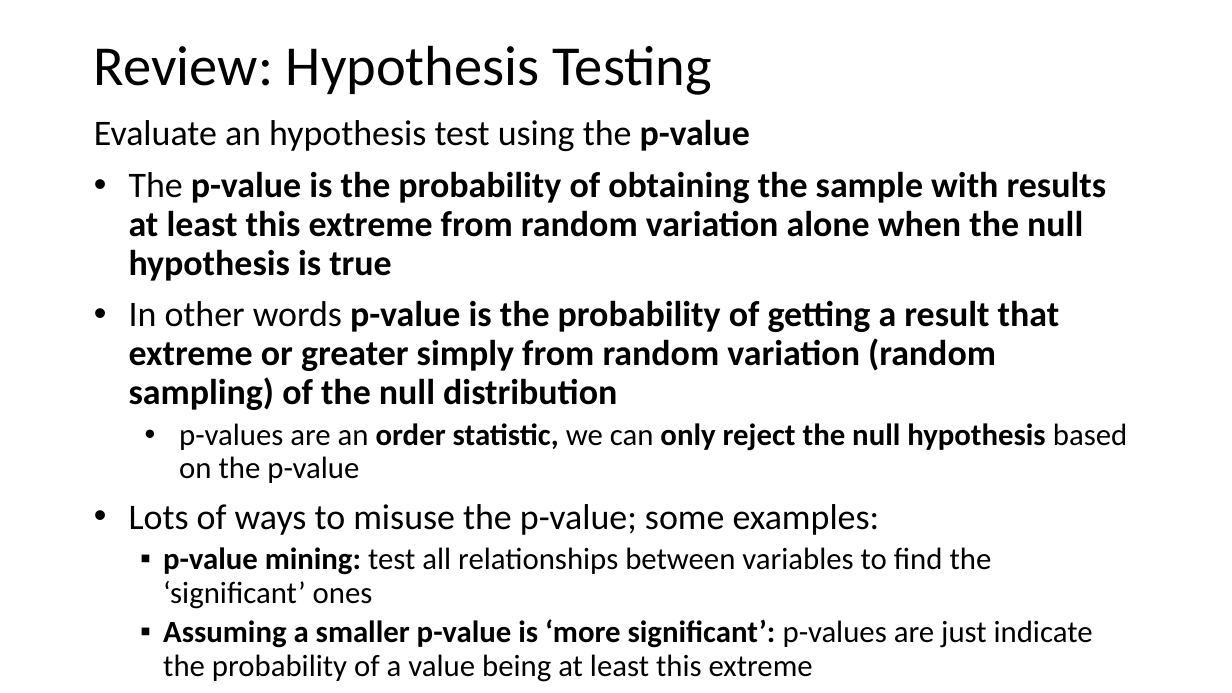
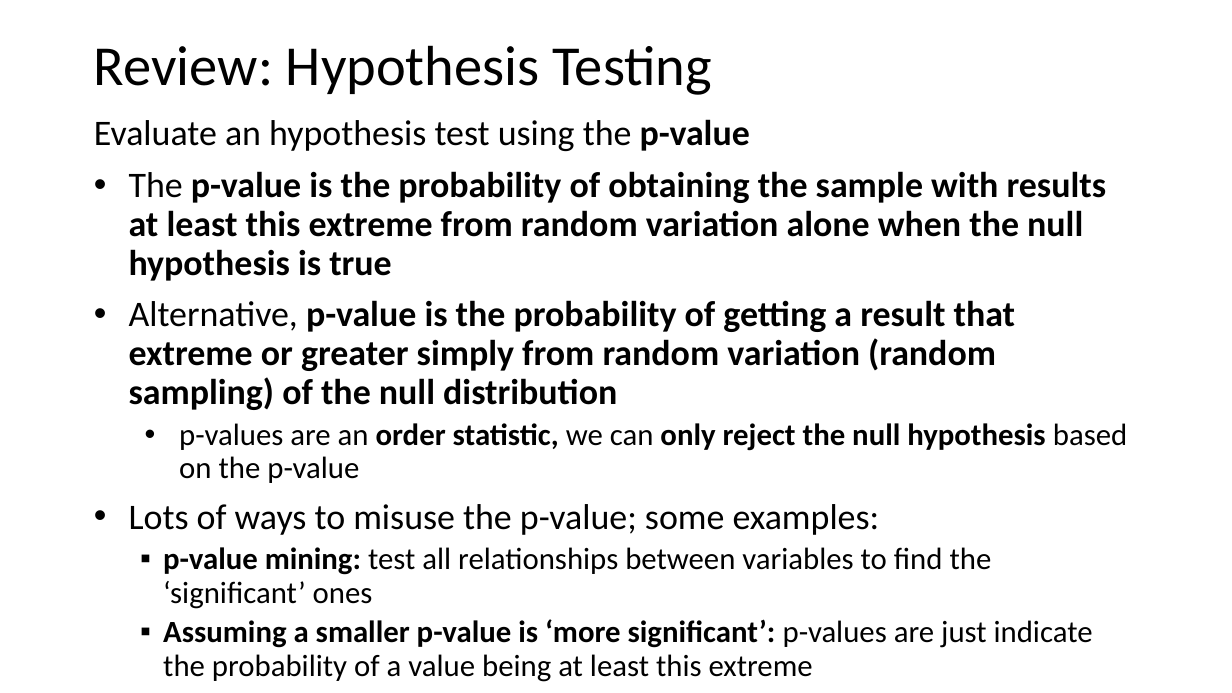
Before and after one commit to StephenElston/CSCI-E-108, a slide deck: slide 42 of slides/1_Introduction.pptx (slide 40 before the commit). Drawn at 1232x693 pixels with LibreOffice and Linux fonts; fonts in the diff are those of the drawing. Boxes give left, top, right and bottom in pixels: in the first picture for what was removed or moved away, otherwise in the second. Text is boxed around its words. In the diff, an @@ line names an element or a change of style, - is before the commit and + after.

```diff
--- a/slides/1_Introduction.pptx
+++ b/slides/1_Introduction.pptx
@@ text at (129,300,1016,410): text changed @@
-• In other words p-value is the probability of getting a result that extreme or greater simply from random variation (random sampling) of the null distribution
+• Alternative, p-value is the probability of getting a result that extreme or greater simply from random variation (random sampling) of the null distribution
```
Also in this commit, not shown: 17 other slides changed, 2 slides added.
